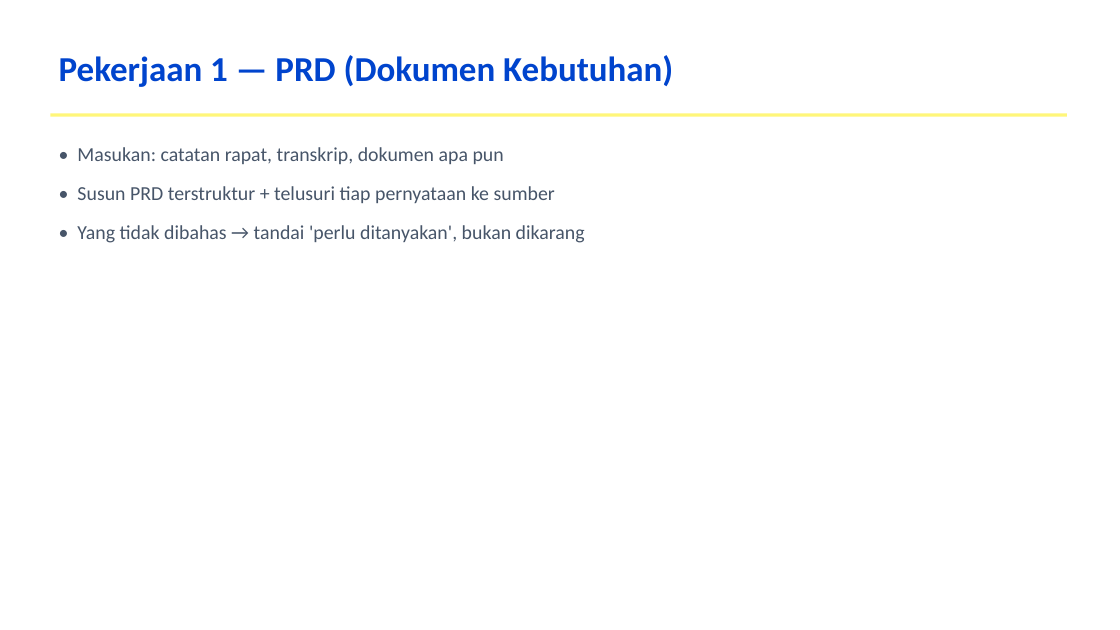
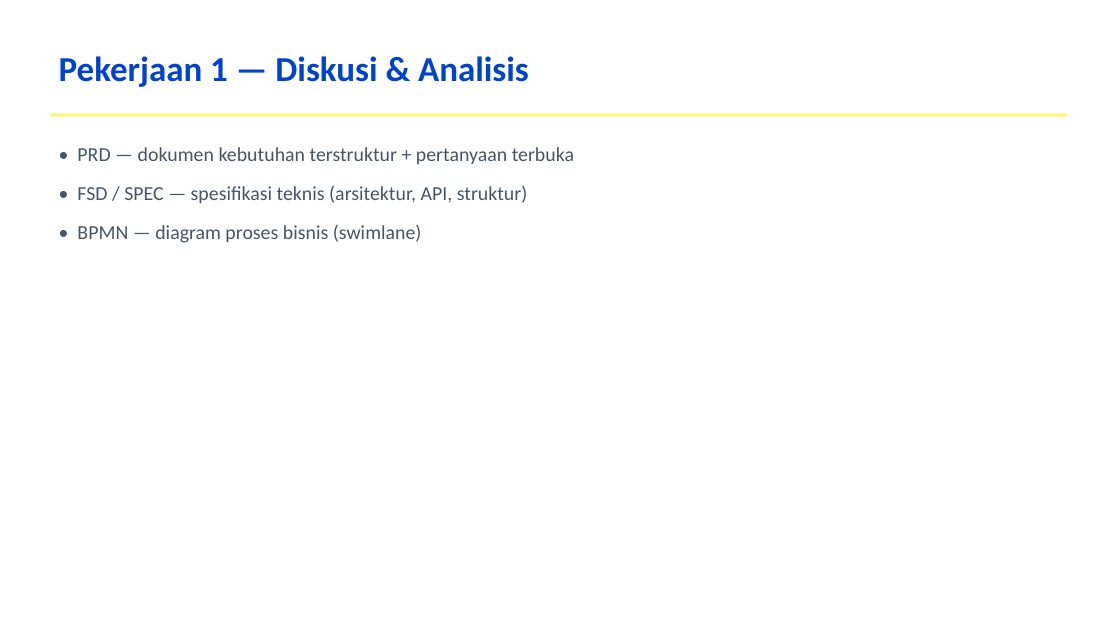
Before and after one commit to dhenta312/hackathon-appraisal, a slide deck: slide 5 of Presentasi-Penilaian-Kinerja.pptx. Drawn at 1120x630 pixels with LibreOffice and Linux fonts; fonts in the diff are those of the drawing. Boxes give left, top, right and bottom in pixels: in the first picture for what was removed or moved away, otherwise in the second. Text is boxed around its words. In the diff, an @@ line names an element or a change of style, - is before the commit and + after.

```diff
--- a/Presentasi-Penilaian-Kinerja.pptx
+++ b/Presentasi-Penilaian-Kinerja.pptx
@@ text at (x1=59, y1=56, x2=529, y2=87): text changed @@
-Pekerjaan 1 — PRD (Dokumen Kebutuhan)
+Pekerjaan 1 — Diskusi & Analisis
@@ text at (x1=77, y1=147, x2=574, y2=243): text changed @@
-• Masukan: catatan rapat, transkrip, dokumen apa pun
-• Susun PRD terstruktur + telusuri tiap pernyataan ke sumber
-• Yang tidak dibahas → tandai 'perlu ditanyakan', bukan dikarang
+• PRD — dokumen kebutuhan terstruktur + pertanyaan terbuka
+• FSD / SPEC — spesifikasi teknis (arsitektur, API, struktur)
+• BPMN — diagram proses bisnis (swimlane)
```
Also in this commit, not shown: 3 other slides changed, 3 other files.
